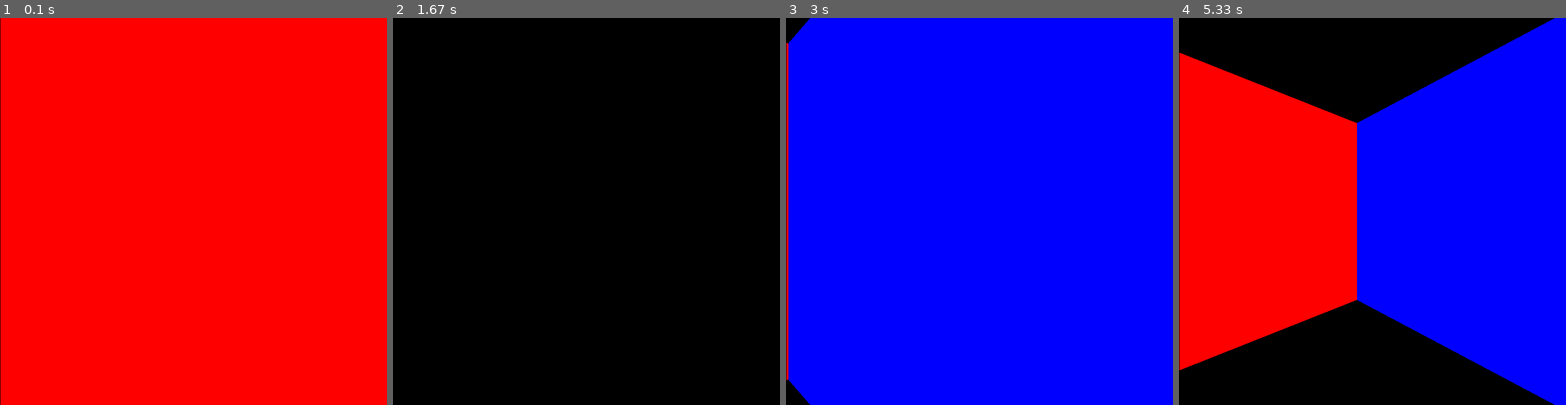
Above: before the commit, frames 1-4 (left to right).
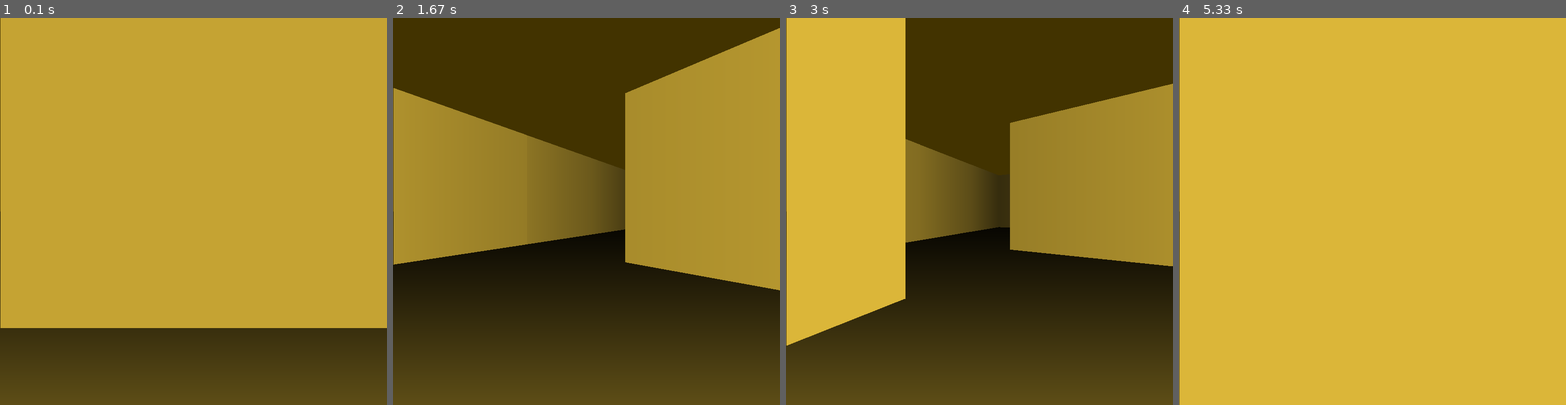
Above: after the commit, the same moments.

Repository: Kirk-KD/pygame3d
Game: pygame game, started from main.py
Same seed, same stepped clock (60 frames per second), same inputs: the game is played once before the commit and once after it.
Inputs (mouse positions are in pixels of both pictures, inside the frame that each line leads up to):
- Up to frame 1 (0.1 s): no input
- Up to frame 2 (1.67 s): hold D 0.33-0.8 s; move the mouse to (571, 226) at 0.37 s; hold W 0.83-1.3 s; move the mouse to (493, 215) at 0.87 s; hold D from 1.33 s (still down); move the mouse to (644, 76) at 1.37 s
- Up to frame 3 (3 s): release D at 1.8 s; hold A 1.83-2.37 s; move the mouse to (987, 79) at 1.87 s; hold S 2.4-2.87 s; move the mouse to (983, 254) at 2.43 s; hold A from 2.9 s (still down); move the mouse to (1080, 273) at 2.93 s
- Up to frame 4 (5.33 s): release A at 3.37 s; hold W 3.4-3.87 s; move the mouse to (1473, 176) at 3.43 s; hold D 3.9-4.53 s; move the mouse to (1511, 180) at 3.93 s; hold S 4.57-5.03 s; move the mouse to (1507, 288) at 4.6 s; hold A from 5.07 s (still down); move the mouse to (1387, 196) at 5.1 s

The runs differ from the first frame. In frame 1, 100% of the frame differs, in the area x 0-100%, y 0-100%; in frame 2, 97%; in frame 3, 100%; in frame 4, 100%.

Commit message:
Added a lot of thing

Diff:
--- a/camera.py
+++ b/camera.py
@@ -2,7 +2,7 @@
 import math
 
 from geometry import Point3D, RotationXY
-from constants import FOV, WIN_WIDTH
+from constants import FOV, WIN_WIDTH, PLAYER_COLLIDER_RADIUS
 
 
 class Camera:
@@ -10,20 +10,55 @@
         self.position = position
         self.orientation = orientation
         self.projection_plane_distance = WIN_WIDTH / (2 * math.tan(FOV / 2))
+        self.walls = None
 
-    def moveX(self, v: float):
-        # Move the camera's position relative to its orientation
+        self.next_position = None
+
+    def pre_move_x(self, v: float):
+        if not self.next_position:
+            self.next_position = self.position.copy()
+
         dx = v * math.cos(self.orientation.y)
         dz = v * math.sin(self.orientation.y)
-        self.position.x += dx
-        self.position.z += dz
+        self.next_position.x += dx
+        self.next_position.z += dz
 
-    def moveZ(self, v: float):
-        # Move the camera's position relative to its orientation
+    def pre_move_z(self, v: float):
+        if not self.next_position:
+            self.next_position = self.position.copy()
+
         dx = v * math.sin(self.orientation.y)
         dz = v * math.cos(self.orientation.y)
-        self.position.x -= dx
-        self.position.z += dz
+        self.next_position.x -= dx
+        self.next_position.z += dz
+
+    def pre_colision(self):
+        if not self.next_position:
+            return False
+
+        for wall in self.walls:
+            length = math.sqrt((wall.bottom_left.x - wall.bottom_right.x) ** 2 + (wall.bottom_left.z - wall.bottom_right.z) ** 2)
+            dot_product = (self.next_position.x - wall.bottom_left.x) * (wall.bottom_right.x - wall.bottom_left.x) + (self.next_position.z - wall.bottom_left.z) * (wall.bottom_right.z - wall.bottom_left.z)
+
+            if dot_product < 0 or dot_product > length ** 2:
+                continue
+
+            projection = dot_product / length ** 2
+            closest_x = wall.bottom_left.x + projection * (wall.bottom_right.x - wall.bottom_left.x)
+            closest_z = wall.bottom_left.z + projection * (wall.bottom_right.z - wall.bottom_left.z)
+            distance = math.sqrt(((self.next_position.x - closest_x) ** 2 + (self.next_position.z - closest_z) ** 2))
+
+            if distance <= PLAYER_COLLIDER_RADIUS:
+                return True
+
+        return False
+
+    def move(self):
+        if (not self.next_position) or self.pre_colision():
+            self.next_position = None
+            return
+
+        self.position = self.next_position.copy()
 
     def get_camera_matrix(self):
         # Compute the rotation matrix for the camera orientation
--- a/constants.py
+++ b/constants.py
@@ -3,7 +3,16 @@
 WIN_HALF = 400
 WIN_WIDTH, WIN_HEIGHT = WIN_RES = WIN_HALF * 2, WIN_HALF * 2
 FOV = math.radians(90)
-FPS = 60
+FPS = 110
 
-MOVE_SPEED = 0.1
+MOVE_SPEED = 3  # multiply this with deltatime
 MOUSE_SENSITIVITY = 0.1
+
+PLAYER_COLLIDER_RADIUS = 0.6
+
+WALL_SIZE = 5
+
+FOG_START = 25
+SKY_COLOR = 66, 51, 0
+WALL_COLOR = 219, 182, 57
+FLOOR_COLOR = 94, 78, 23
--- a/geometry.py
+++ b/geometry.py
@@ -1,5 +1,7 @@
 import numpy as np
 import math
+
+from util import clamp
 
 
 class Point3D:
@@ -10,6 +12,9 @@
 
     def to_tuple(self):
         return self.x, self.y, self.z
+
+    def copy(self):
+        return Point3D(self.x, self.y, self.z)
 
     def __str__(self):
         return f"Point3D(x={self.x}, y={self.y}, z={self.z})"
@@ -45,11 +50,11 @@
     vertex_transformed = np.dot(transform_matrix, vertex_homog)
     return vertex_transformed[:3]
 
+
 def project_vertex(vertex, projection_plane_distance):
     x, y, z = vertex
     if z <= 0:
         z = 0.001
     x_proj = x * projection_plane_distance / z
-    # print(f"x_proj = {x} * {projection_plane_distance} / {z} = {x_proj}")
     y_proj = y * projection_plane_distance / z
     return np.array([x_proj, y_proj])
--- a/main.py
+++ b/main.py
@@ -1,8 +1,9 @@
 from constants import *
+from util import clamp
 from wall import VerticalWall
 from camera import Camera
 from geometry import Point3D, RotationXY
-from util import distance
+from map import Map
 
 import pygame as pg
 from math import radians
@@ -18,50 +19,64 @@
 GREEN = 0, 255, 0
 BLUE = 0, 0, 255
 
-cam = Camera(Point3D(0, 0, 0), RotationXY(0, 0))
-walls = [
-    VerticalWall(Point3D(-1, 1, 1), Point3D(1, -1, 1), cam, RED),
-    VerticalWall(Point3D(-1, 1, -1), Point3D(-1, -1, 1), cam, GREEN),
-    VerticalWall(Point3D(1, 1, 1), Point3D(1, -1, -1), cam, BLUE)
-]
+cam = Camera(Point3D(WALL_SIZE / 2, 1.5, WALL_SIZE / 2), RotationXY(0, 0))
+maze_map = Map(7, 7, 0, 0, 5, cam)
+walls = maze_map.to_walls()
+cam.walls = walls
 
 pg.event.set_grab(True)
 pg.mouse.set_visible(False)
 
 running = True
 while running:
+    dt = CLOCK.tick(FPS) / 1000
+
     for event in pg.event.get():
         if event.type == pg.QUIT:
             running = False
             break
 
         if event.type == pg.MOUSEMOTION:
-            ox = event.rel[0]
-            cam.orientation.rotateY(radians(-MOUSE_SENSITIVITY * ox))
+            cam.orientation.rotateY(radians(-MOUSE_SENSITIVITY * event.rel[0]))
 
     keys = pg.key.get_pressed()
     if keys[pg.K_w]:
-        cam.moveZ(MOVE_SPEED)
+        cam.pre_move_z(MOVE_SPEED * dt)
     if keys[pg.K_s]:
-        cam.moveZ(-MOVE_SPEED)
+        cam.pre_move_z(-MOVE_SPEED * dt)
     if keys[pg.K_a]:
-        cam.moveX(-MOVE_SPEED)
+        cam.pre_move_x(-MOVE_SPEED * dt)
     if keys[pg.K_d]:
-        cam.moveX(MOVE_SPEED)
+        cam.pre_move_x(MOVE_SPEED * dt)
     if keys[pg.K_SPACE]:
         cam.orientation.set_zeros()
     if keys[pg.K_ESCAPE]:
         pg.event.set_grab(False)
         pg.mouse.set_visible(True)
 
-    WIN.fill(BLACK)
+    cam.move()
 
+    # sky
+    WIN.fill(SKY_COLOR)
+
+    # ground
+    for y in range(WIN_HALF):
+        r = clamp((1 - (WIN_HALF - y) / WIN_HALF), 0, 1)
+        cr, cg, cb = FLOOR_COLOR
+        color = int(cr * r), int(cg * r), int(cb * r)
+        pg.draw.line(WIN, color, (0, WIN_HALF + y), (WIN_WIDTH, WIN_HALF + y))
+
+    # walls
     lines_to_draw = set()
     for wall in walls:
         lines_to_draw.update(wall.lines_to_draw())
 
-    for line_start, line_end, color in lines_to_draw:
-        pg.draw.line(WIN, color, line_start, line_end)
+    # columns = [None] * (WIN_WIDTH + 1)
+    for line in sorted(lines_to_draw, key=lambda l: l.dist_to_cam, reverse=True):
+        if line.dist_to_cam > FOG_START:
+            continue
+
+        # columns[int(line.line_start[0])] = line.draw(WIN, columns[int(line.line_start[0])])
+        line.draw(WIN)
 
     pg.display.update()
-    CLOCK.tick(FPS)
--- /dev/null
+++ b/map.py
@@ -0,0 +1,156 @@
+import random
+
+from constants import WALL_SIZE, WALL_COLOR
+from wall import VerticalWall
+from geometry import Point3D
+from camera import Camera
+
+T = True
+F = False
+
+
+class MapCell:
+    def __init__(self, row: int, col: int, top_wall: bool=False, right_wall: bool=False, bottom_wall: bool=False, left_wall: bool=False):
+        self.row = row
+        self.col = col
+
+        self.top_wall = top_wall
+        self.right_wall = right_wall
+        self.bottom_wall = bottom_wall
+        self.left_wall = left_wall
+
+    @property
+    def all_walls(self):
+        return (self.top_wall, self.right_wall, self.bottom_wall, self.left_wall)
+
+    @property
+    def is_empty(self):
+        return not any(self.all_walls)
+
+
+class Map:
+    def __init__(self, width: int, height: int, start_row: int, start_col: int, random_holes: int, camera: Camera):
+        self.width = width
+        self.height = height
+        self.start_row = start_row
+        self.start_col = start_col
+        self.random_holes = random_holes
+
+        self.camera = camera
+
+        self.generate()
+
+    def generate(self):
+        self.map = [[MapCell(r, c, T, T, T, T) for c in range(self.width)] for r in range(self.height)]
+
+        stack = [self.map[self.start_row][self.start_col]]
+        visited = [self.map[self.start_row][self.start_col]]
+
+        while stack:
+            cell = stack.pop()
+            neightbours = []
+            if cell.row != 0:
+                neightbours.append(self.map[cell.row - 1][cell.col])
+            if cell.row != self.height - 1:
+                neightbours.append(self.map[cell.row + 1][cell.col])
+            if cell.col != 0:
+                neightbours.append(self.map[cell.row][cell.col - 1])
+            if cell.col != self.width - 1:
+                neightbours.append(self.map[cell.row][cell.col + 1])
+            neightbours = list(filter(lambda x: x not in visited, neightbours))
+
+            if neightbours:
+                stack.append(cell)
+                rand_nei = random.choice(neightbours)
+
+                # delete connected walls
+                if rand_nei.row > cell.row:
+                    cell.bottom_wall = False
+                    rand_nei.top_wall = False
+                elif rand_nei.row < cell.row:
+                    cell.top_wall = False
+                    rand_nei.bottom_wall = False
+                elif rand_nei.col > cell.col:
+                    cell.right_wall = False
+                    rand_nei.left_wall = False
+                elif rand_nei.col < cell.col:
+                    cell.left_wall = False
+                    rand_nei.right_wall = False
+
+                visited.append(rand_nei)
+                stack.append(rand_nei)
+
+        for cell in random.choices([c for c in sum(self.map, []) if any(c.all_walls) and c.row != 0 and c.row != self.height - 1 and c.col != 0 and c.col != self.width - 1], k=self.random_holes):
+            cell.top_wall = F
+            cell.bottom_wall = F
+            cell.left_wall = F
+            cell.right_wall = F
+
+    def to_walls(self):
+        walls = set()
+
+        for row in range(self.height):
+            for col in range(self.width):
+                cell = self.map[row][col]
+
+                if cell.top_wall:
+                    walls.add(
+                        VerticalWall(
+                            Point3D(col * WALL_SIZE, WALL_SIZE, row * WALL_SIZE),
+                            Point3D((col + 1) * WALL_SIZE, 0, row * WALL_SIZE),
+                            self.camera, WALL_COLOR
+                        )
+                    )
+                if cell.left_wall:
+                    walls.add(
+                        VerticalWall(
+                            Point3D(col * WALL_SIZE, WALL_SIZE, (row + 1) * WALL_SIZE),
+                            Point3D(col * WALL_SIZE, 0, row * WALL_SIZE),
+                            self.camera, WALL_COLOR
+                        )
+                    )
+
+        for row in range(self.height):
+            walls.add(
+                VerticalWall(
+                    Point3D(self.width * WALL_SIZE, WALL_SIZE, row * WALL_SIZE),
+                    Point3D(self.width * WALL_SIZE, 0, (row + 1) * WALL_SIZE),
+                    self.camera, WALL_COLOR
+                )
+            )
+
+        for col in range(self.width):
+            print(VerticalWall(
+                    Point3D(col * WALL_SIZE, WALL_SIZE, self.height * WALL_SIZE),
+                    Point3D((col + 1) * WALL_SIZE, 0, self.height * WALL_SIZE),
+                    self.camera, WALL_COLOR
+                ))
+            walls.add(
+                VerticalWall(
+                    Point3D(col * WALL_SIZE, WALL_SIZE, self.height * WALL_SIZE),
+                    Point3D((col + 1) * WALL_SIZE, 0, self.height * WALL_SIZE),
+                    self.camera, WALL_COLOR
+                )
+            )
+
+        return walls
+
+    def __str__(self):
+        result = ""
+        for row in self.map:
+            result += "█"
+            for cell in row:
+                if cell.top_wall:
+                    result += "██"
+                else:
+                    result += " █"
+            result += "\n█"
+            for cell in row:
+                result += " "
+                if cell.right_wall:
+                    result += "█"
+                else:
+                    result += " "
+            result += "\n"
+        result += "█" + "██" * self.width
+        return result
--- a/wall.py
+++ b/wall.py
@@ -1,28 +1,54 @@
 import pygame as pg
+import numpy as np
 
 from camera import Camera
 from geometry import Point3D, transform_vertex, project_vertex
 from constants import *
-from util import clamp
+from util import clamp, distance
 
 
-class TopDownPoint:
-    def __init__(self, x: int, y: int):
-        self.x = x
-        self.y = y
-        self.pos = x, y
+class VerticalLine:
+    def __init__(self, line_start: tuple, line_end: tuple, color: tuple, dist_to_cam: float):
+        self.line_start = line_start
+        self.line_end = line_end
+        self.dist_to_cam = dist_to_cam
 
+        r = 1 - clamp(dist_to_cam / FOG_START, 0, 1)
+        cr, cg, cb = color
+        self.color = int(cr * r), int(cg * r), int(cb * r)
 
-class HorizontalLine:
-    def __init__(self, x: int, mid_y: int, height: int, color):
-        self.x = x
-        self.mid_y = mid_y
-        self.height = height
-        self.half_height = height / 2
-        self.color = color
+    def draw(self, surf: pg.Surface):
+        pg.draw.line(surf, self.color, self.line_start, self.line_end)
 
-    def draw(self, surface: pg.Surface):
-        pg.draw.line(surface, self.color, (self.x, self.mid_y - self.half_height), (self.x, self.mid_y + self.half_height))
+    # def draw2(self, surf: pg.Surface, skip_over_y = None):
+    #     if skip_over_y is None:
+    #         pg.draw.line(surf, self.color, self.line_start, self.line_end)
+    #         return (self.line_start[1], self.line_end[1])
+
+    #     skip_end_y, skip_start_y = skip_over_y
+    #     x, y1 = self.line_start
+    #     y2 = self.line_end[1]
+
+    #     if y1 < skip_start_y:
+    #         if y2 < skip_start_y:
+    #             pg.draw.line(surf, self.color, (x, y1), (x, y2))
+    #             return (y1, skip_end_y)
+    #         elif y2 <= skip_end_y:
+    #             pg.draw.line(surf, self.color, (x, y1), (x, skip_start_y - 1))
+    #             return (y1, skip_end_y)
+    #         else:
+    #             pg.draw.line(surf, self.color, (x, y1), (x, skip_start_y - 1))
+    #             pg.draw.line(surf, self.color, (x, y2), (x, skip_end_y + 1))
+    #             return y1, y2
+    #     elif y1 <= skip_end_y:
+    #         if y2 <= skip_end_y:
+    #             return skip_over_y
+    #         else:
+    #             pg.draw.line(surf, self.color, (x, skip_end_y + 1), (x, y2))
+    #             return (skip_start_y, y2)
+    #     else:
+    #         pg.draw.line(surf, self.color, self.line_start, self.line_end)
+    #         return skip_over_y
 
 
 class Plane:
@@ -31,48 +57,6 @@
         self.camera = camera
         self.color = color
 
-    # def draw(self, surface: pg.Surface):
-    #     camera_matrix = self.camera.get_camera_matrix()
-    #     vertices_cam = [transform_vertex(vertex.to_tuple(), camera_matrix) for vertex in self.vertices]
-    #     if not any([z > 0 for x, y, z in vertices_cam]):
-    #         return
-    #     vertices_proj = [project_vertex(vertex_cam, self.camera.projection_plane_distance) for vertex_cam in vertices_cam]
-
-    #     vertices_proj.sort(key=lambda v: v[0])
-
-    #     min_x = min(vertices_proj[0][0], vertices_proj[1][0])
-    #     max_x = max(vertices_proj[2][0], vertices_proj[3][0])
-    #     left_y = min(vertices_proj[0][1], vertices_proj[1][1])
-    #     right_y = min(vertices_proj[2][1], vertices_proj[3][1])
-    #     y_diff_per_x_pixel = (right_y - left_y) / (max_x - min_x)
-
-    #     left_height = abs(vertices_proj[0][1] - vertices_proj[1][1])
-    #     right_height = abs(vertices_proj[2][1] - vertices_proj[3][1])
-    #     height_diff_per_x_pixel = (right_height - left_height) / (max_x - min_x)
-
-    #     x = min_x - 1
-    #     y = left_y
-    #     height = left_height
-
-    #     if x < -WIN_HALF:
-    #         missing_x = -WIN_HALF - x
-    #         x = -WIN_HALF
-    #         y += y_diff_per_x_pixel * missing_x
-    #         height += height_diff_per_x_pixel * missing_x
-
-    #     if max_x > WIN_HALF:
-    #         max_x = WIN_HALF - 1
-
-    #     while x < max_x:
-    #         x += 1
-    #         y += y_diff_per_x_pixel
-    #         height += height_diff_per_x_pixel
-
-    #         line_start = clamp(WIN_HALF + x, 0, WIN_WIDTH), clamp(WIN_HALF - y, 0, WIN_HEIGHT)
-    #         line_end = clamp(WIN_HALF + x, 0, WIN_WIDTH), clamp(WIN_HALF - (y + height), 0, WIN_HEIGHT)
-
-    #         pg.draw.line(surface, self.color, line_start, line_end)
-
     def lines_to_draw(self):
         lines = set()
 
@@ -80,22 +64,25 @@
         vertices_cam = [transform_vertex(vertex.to_tuple(), camera_matrix) for vertex in self.vertices]
         if not any([z > 0 for x, y, z in vertices_cam]):
             return set()
-        vertices_proj = [project_vertex(vertex_cam, self.camera.projection_plane_distance) for vertex_cam in vertices_cam]
-
+        vertices_proj = [np.append(project_vertex(vertex_cam, self.camera.projection_plane_distance), vertex_cam[2]) for vertex_cam in vertices_cam]
         vertices_proj.sort(key=lambda v: v[0])
 
         min_x = min(vertices_proj[0][0], vertices_proj[1][0])
         max_x = max(vertices_proj[2][0], vertices_proj[3][0])
         left_y = min(vertices_proj[0][1], vertices_proj[1][1])
         right_y = min(vertices_proj[2][1], vertices_proj[3][1])
+        left_z = vertices_proj[0][2]
+        right_z = vertices_proj[3][2]
         y_diff_per_x_pixel = (right_y - left_y) / (max_x - min_x)
+        z_diff_per_x_pixel = (right_z - left_z) / (max_x - min_x)
 
         left_height = abs(vertices_proj[0][1] - vertices_proj[1][1])
         right_height = abs(vertices_proj[2][1] - vertices_proj[3][1])
         height_diff_per_x_pixel = (right_height - left_height) / (max_x - min_x)
 
-        x = min_x - 1
+        x = min_x
         y = left_y
+        z = left_z
         height = left_height
 
         if x < -WIN_HALF:
@@ -110,16 +97,30 @@
         while x < max_x:
             x += 1
             y += y_diff_per_x_pixel
+            z += z_diff_per_x_pixel
             height += height_diff_per_x_pixel
+
+            if z_diff_per_x_pixel >= 0 and z > FOG_START:
+                break
+            if z_diff_per_x_pixel < 0 and z > FOG_START:
+                continue
 
             line_start = clamp(WIN_HALF + x, 0, WIN_WIDTH), clamp(WIN_HALF - y, 0, WIN_HEIGHT)
             line_end = clamp(WIN_HALF + x, 0, WIN_WIDTH), clamp(WIN_HALF - (y + height), 0, WIN_HEIGHT)
-            lines.add((line_start, line_end, self.color))
+            lines.add(VerticalLine(line_start, line_end, self.color, z))
 
         return lines
 
+    def __str__(self):
+        return f"Plane({self.vertices})"
+
+    def __repr__(self):
+        return self.__str__()
+
 class VerticalWall(Plane):
     def __init__(self, top_left: Point3D, bottom_right: Point3D, camera: Camera, color: tuple[3]):
-        top_right = Point3D(bottom_right.x, top_left.y, bottom_right.z)
-        bottom_left = Point3D(top_left.x, bottom_right.y, top_left.z)
-        super().__init__([top_left, top_right, bottom_right, bottom_left], camera, color)
+        self.top_left = top_left
+        self.top_right = Point3D(bottom_right.x, top_left.y, bottom_right.z)
+        self.bottom_left = Point3D(top_left.x, bottom_right.y, top_left.z)
+        self.bottom_right = bottom_right
+        super().__init__([self.top_left, self.top_right, self.bottom_right, self.bottom_left], camera, color)
